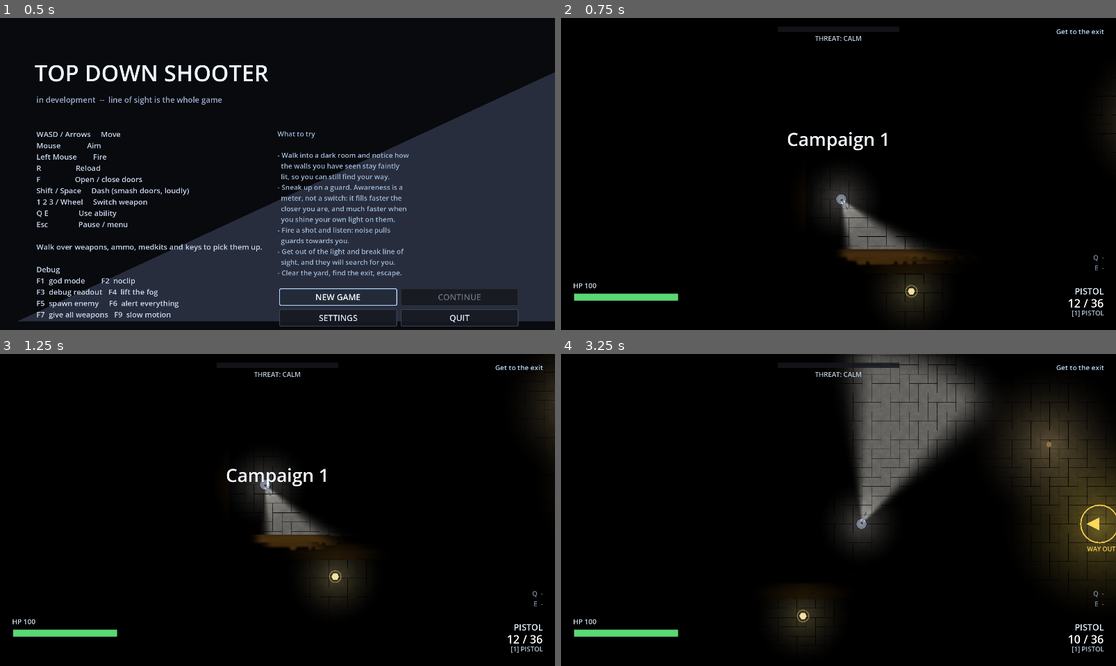
Above: before the commit, frames 1-4 (two rows, left to right).
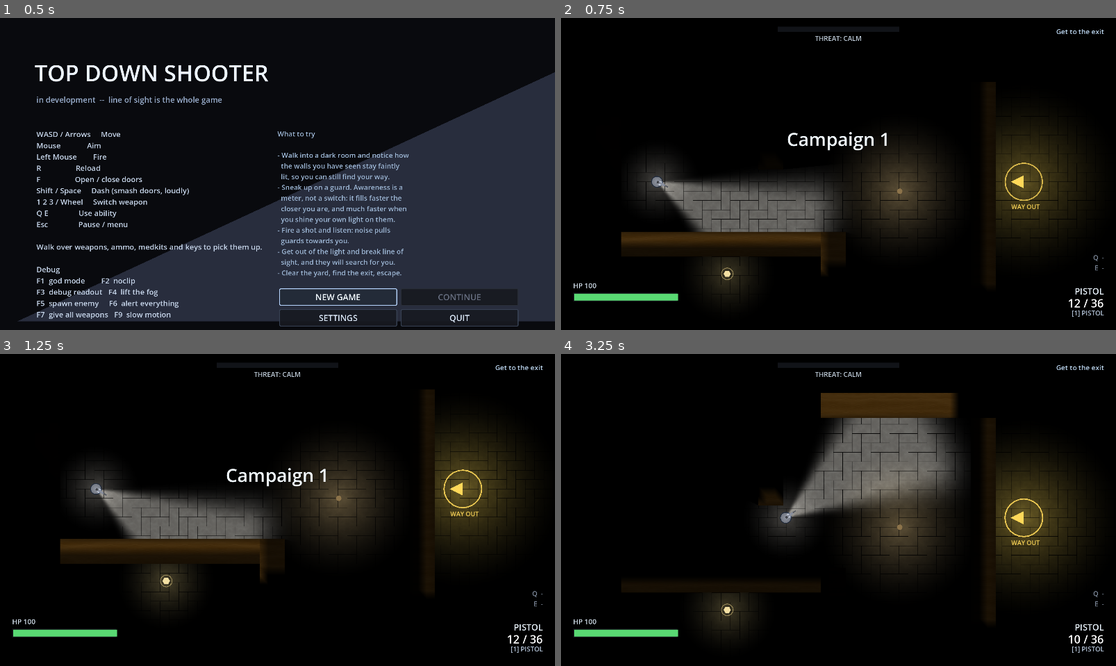
Above: after the commit, the same moments.

Repository: ThunderComplex/irregoulash
Game: Godot game, scene res://src/ui/title_screen.tscn
Same seed, same stepped clock (60 frames per second), same inputs: the game is played once before the commit and once after it.
Inputs (mouse positions are in pixels of both pictures, inside the frame that each line leads up to):
- Up to frame 1 (0.5 s): no input
- Up to frame 2 (0.75 s): click "NEW GAME" at 0.5 s
- Up to frame 3 (1.25 s): no input
- Up to frame 4 (3.25 s): tap Enter (ui_accept) at 1.25, 1.52 s; move the mouse to (960, 494) at 1.27 s; hold D (move_right) 1.28-2 s; hold Q (ability_1) 1.28-2 s; click (960, 494) at 1.42 s; drag from (727, 525) to (844, 606) at 2.02 s; move the mouse to (894, 441) at 2.77 s; hold D (move_right) from 2.78 s (still down); tap Shift (dash) at 2.85 s

Frame 1 is identical in both runs. In frame 2, 18% of the frame differs, in the area x 10-100%, y 22-95%; in frame 3, 20%; in frame 4, 24%, in the area x 25-100%, y 0-92%.

Commit message:
bad wall lighting update

Diff:
--- a/src/levels/level.gd
+++ b/src/levels/level.gd
@@ -107,6 +107,7 @@
 var _memory: VisionMemory = null
 var _hud: HUD = null
 var _wall_decor: WallDecor = null
+var _wall_fill: WallFill = null
 var _reveal: RevealMask = null
 
 #region editor-only state
@@ -202,6 +203,13 @@
 		add_child(_wall_decor, false, Node.INTERNAL_MODE_DISABLED)
 
 
+func _ensure_wall_fill() -> void:
+	if _wall_fill == null or not is_instance_valid(_wall_fill):
+		_wall_fill = WallFill.new()
+		_wall_fill.name = "WallFill"
+		add_child(_wall_fill, false, Node.INTERNAL_MODE_DISABLED)
+
+
 func _setup_wall_decor() -> void:
 	var style: SurfaceStyle = wall_surface()
 	if style == null or not style.is_textured():
@@ -213,6 +221,10 @@
 	var reveal := _ensure_reveal_mask()
 	if reveal != null:
 		_wall_decor.use_reveal(reveal)
+	# The fill is separate geometry because its lighting is baked per vertex, and it needs the merged
+	# outline from the decoration to know where "outside the wall" is.
+	_ensure_wall_fill()
+	_wall_fill.setup(walls, style, _wall_decor)
 
 
 ## The lighting mask walls are multiplied by. Created lazily and told the level's bounds, so it always
@@ -241,6 +253,8 @@
 func _on_reveal_sampled() -> void:
 	if _wall_decor != null and is_instance_valid(_wall_decor):
 		_wall_decor.sync_reveal()
+	if _wall_fill != null and is_instance_valid(_wall_fill):
+		_wall_fill.refresh()
 
 
 func reveal_mask() -> RevealMask:
--- a/src/levels/level_campaign_01.tscn
+++ b/src/levels/level_campaign_01.tscn
@@ -9,7 +9,7 @@
 [ext_resource type="PackedScene" path="res://src/items/pickup.tscn" id="5_pickup"]
 [ext_resource type="PackedScene" path="res://src/levels/exit_zone.tscn" id="6_exit"]
 
-[sub_resource type="ShaderMaterial" id="ShaderMaterial_lxqdr"]
+[sub_resource type="ShaderMaterial" id="ShaderMaterial_mq3e7"]
 shader = ExtResource("2_awj53")
 shader_parameter/albedo = ExtResource("3_un6eu")
 shader_parameter/tile_world = Vector2(96, 96)
@@ -17,13 +17,22 @@
 shader_parameter/breakup_amount = 0.0
 shader_parameter/breakup_scale = 0.0
 shader_parameter/breakup_mask_scale = 6.0
-shader_parameter/size_world = Vector2(5644.6167, 4944.6167)
+shader_parameter/size_world = Vector2(5775.6563, 5027.6563)
 shader_parameter/rim_width = 0.0
 shader_parameter/rim_boost = 0.0
 shader_parameter/rim_ao_width = 0.0
 shader_parameter/rim_ao_strength = 0.0
 shader_parameter/base_band = 0.0
 shader_parameter/base_strength = 0.0
+
+[sub_resource type="NavigationPolygon" id="NavigationPolygon_mq3e7"]
+vertices = PackedVector2Array(1650, 146, 1650, 46, 1710, -14, 1710, 942, -14, -14, 46, 46, -14, 942, 46, 594, 622, 594, 622, 882, 722, 882, 722, 494, 146, 494, 146, 146, 1006, 146, 1006, 850, 1106, 850, 1106, 146)
+polygons = Array[PackedInt32Array]([PackedInt32Array(0, 1, 2, 3), PackedInt32Array(4, 2, 1, 5), PackedInt32Array(6, 4, 5, 7), PackedInt32Array(7, 8, 9, 6), PackedInt32Array(3, 6, 9, 10), PackedInt32Array(11, 12, 13, 14), PackedInt32Array(11, 14, 15, 10), PackedInt32Array(3, 10, 15, 16), PackedInt32Array(0, 3, 16, 17)])
+outlines = Array[PackedVector2Array]([PackedVector2Array(-32, -32, 1728, -32, 1728, 960, -32, 960)])
+parsed_geometry_type = 1
+source_geometry_mode = 1
+source_geometry_group_name = &"wall"
+agent_radius = 18.0
 
 [node name="LevelCampaign1" type="Node2D" unique_id=60981112]
 script = ExtResource("1_level")
@@ -34,25 +43,43 @@
 
 [node name="Floor" type="Polygon2D" parent="." unique_id=630261222]
 z_index = -20
-material = SubResource("ShaderMaterial_lxqdr")
-position = Vector2(640, 384)
+material = SubResource("ShaderMaterial_mq3e7")
+position = Vector2(847.9999, 464)
 color = Color(0.5, 0.5, 0.5, 1)
-polygon = PackedVector2Array(-2822.3083, -2472.3083, 2822.3083, -2472.3083, 2822.3083, 2472.3083, -2822.3083, 2472.3083)
+polygon = PackedVector2Array(-2887.8281, -2513.8281, 2887.8281, -2513.8281, 2887.8281, 2513.8281, -2887.8281, 2513.8281)
 metadata/_edit_lock_ = true
 
 [node name="Walls" type="Node2D" parent="." unique_id=325946596]
 
-[node name="DrawnWall1" type="StaticBody2D" parent="Walls" unique_id=1912703660 instance=ExtResource("2_wall")]
+[node name="DrawnWall1" parent="Walls" unique_id=1912703660 instance=ExtResource("2_wall")]
 position = Vector2(96, 352)
+size = Vector2(64, 448)
+
+[node name="DrawnWall2" parent="Walls" unique_id=1345430339 instance=ExtResource("2_wall")]
+position = Vector2(384, 544)
+size = Vector2(512, 64)
+
+[node name="DrawnWall3" parent="Walls" unique_id=1173395330 instance=ExtResource("2_wall")]
+position = Vector2(352, 96)
+size = Vector2(576, 64)
+
+[node name="DrawnWall4" parent="Walls" unique_id=1105604782 instance=ExtResource("2_wall")]
+position = Vector2(672, 688)
+size = Vector2(64, 352)
+
+[node name="DrawnWall5" parent="Walls" unique_id=392051536 instance=ExtResource("2_wall")]
+position = Vector2(1136, 96)
+size = Vector2(992, 64)
+
+[node name="DrawnWall6" parent="Walls" unique_id=1626184371 instance=ExtResource("2_wall")]
+position = Vector2(1056, 480)
+size = Vector2(64, 704)
+
+[node name="DrawnWall7" type="StaticBody2D" parent="Walls" unique_id=1116338892 instance=ExtResource("2_wall")]
+position = Vector2(512, 304)
 collision_mask = 0
 script = ExtResource("5_mq3e7")
-size = Vector2(64, 448)
-
-[node name="DrawnWall2" type="StaticBody2D" parent="Walls" unique_id=1345430339 instance=ExtResource("2_wall")]
-position = Vector2(384, 544)
-collision_mask = 0
-script = ExtResource("5_mq3e7")
-size = Vector2(512, 64)
+size = Vector2(64, 96)
 
 [node name="Routes" type="Node2D" parent="." unique_id=1220520183]
 
@@ -62,7 +89,7 @@
 [node name="Lamps" type="Node2D" parent="." unique_id=1810258779]
 
 [node name="Lamp0" parent="Lamps" unique_id=1065493755 instance=ExtResource("3_lamp")]
-position = Vector2(1030, 180)
+position = Vector2(842, 408)
 radius = 210.0
 
 [node name="Enemies" type="Node2D" parent="." unique_id=1203562756]
@@ -75,3 +102,8 @@
 [node name="Exit0" parent="." unique_id=1298354064 instance=ExtResource("6_exit")]
 position = Vector2(1160, 384)
 is_final = true
+
+[node name="Nav" type="NavigationRegion2D" parent="." unique_id=1800606963]
+visible = false
+navigation_polygon = SubResource("NavigationPolygon_mq3e7")
+metadata/navmesh_hash = 314445465
--- a/src/levels/reveal_mask.gd
+++ b/src/levels/reveal_mask.gd
@@ -20,9 +20,9 @@
 ## look worth having.
 
 ## World pixels per texel of the mask. Coarser means softer, cheaper, and more visibly retro.
-const WORLD_PER_TEXEL: float = 8.0
+const WORLD_PER_TEXEL: float = 4.0
 ## How often the mask is refreshed, in seconds.
-const UPDATE_INTERVAL: float = 0.05
+const UPDATE_INTERVAL: float = 0.1
 ## Visibility layer used only by the mask's plate. The plate has to sit on the same canvas as the lights
 ## -- a `CanvasLayer` would isolate it from them -- so the *main* viewport has this bit cleared instead,
 ## which is what keeps a full-screen white rectangle out of the game.
--- a/src/levels/surface_unshaded.gdshader
+++ b/src/levels/surface_unshaded.gdshader
@@ -21,7 +21,7 @@
 uniform vec2 reveal_origin = vec2(0.0);
 uniform vec2 reveal_size = vec2(1.0);
 // Extra reach beyond half the wall's thickness, so the ring clears the wall itself.
-uniform float reveal_reach : hint_range(0.0, 96.0) = 4.0;
+uniform float reveal_reach : hint_range(0.0, 96.0) = 16.0;
 // Samples around the ring. Eight is enough to read as smooth at mask resolution.
 uniform int reveal_samples : hint_range(4, 16) = 8;
 
--- a/src/levels/wall.gd
+++ b/src/levels/wall.gd
@@ -68,6 +68,9 @@
 		body.polygon = points
 		body.z_index = Layers.Z_WALL
 		_apply_surface(body, style)
+		# A textured wall is drawn by the level's `WallFill` mesh instead: its lighting is baked per vertex,
+		# so it cannot be one flat quad per wall. The flat fallback still uses this body.
+		body.visible = not textured
 
 
 	if outline != null:
--- a/src/levels/wall_decor.gd
+++ b/src/levels/wall_decor.gd
@@ -42,6 +42,9 @@
 ## The lighting mask, sampled on the CPU so decoration appears where the wall around it is lit.
 var _reveal: RevealMask = null
 var _reveal_image: Image = null
+## Outline samples grouped by the wall that owns them: {mid, inward} per segment. `WallFill` asks this for
+## each of its vertices, so the same definition of "outside the wall" serves the fill and the decoration.
+var _wall_outline: Dictionary = {}
 
 
 func _ready() -> void:
@@ -114,8 +117,15 @@
 		for i: int in count:
 			var a: Vector2 = outline[i]
 			var b: Vector2 = outline[(i + 1) % count]
-			owners.append(_owner_of((a + b) * 0.5, a, b))
+			var owner: Wall = _owner_of((a + b) * 0.5, a, b)
+			owners.append(owner)
 			south.append((-edge_inward[i]).y > SOUTH_FACING)
+			# Cache the segment per owning wall: `WallFill` asks each of its vertices for the nearest one,
+			# and restricting the search to the wall's own outline keeps that cheap.
+			if owner != null:
+				var list: Array = _wall_outline.get(owner, [])
+				list.append({"mid": (a + b) * 0.5, "inward": edge_inward[i]})
+				_wall_outline[owner] = list
 
 		_outlines.append({
 			"points": outline, "normals": normals, "scales": scales,
@@ -136,6 +146,25 @@
 	for entry: Dictionary in _outlines:
 		_emit(surface, entry)
 	mesh = surface.commit()
+
+
+## How lit the space near `point` is, judging by the nearest piece of *this wall's* own outline.
+##
+## This is the single definition of "how lit is the wall here": the decoration samples it per segment, and
+## `WallFill` samples it per vertex. Both ask it the same way, so they cannot disagree, and neither can read
+## the wall's own shadow because the sample is taken a step outside the outline.
+func sample_lighting_near(point: Vector2, wall: Wall) -> float:
+	var entries: Array = _wall_outline.get(wall, [])
+	if entries.is_empty():
+		return 0.0
+	var nearest: Dictionary = entries[0]
+	var nearest_distance: float = INF
+	for entry: Dictionary in entries:
+		var distance: float = (entry["mid"] as Vector2).distance_squared_to(point)
+		if distance < nearest_distance:
+			nearest_distance = distance
+			nearest = entry
+	return _lit_outside(nearest["mid"], nearest["inward"])
 
 
 ## How lit the mask says the space just outside this piece of outline is. Sampled a step *out* of the wall,
--- /dev/null
+++ b/src/levels/wall_fill.gd
@@ -0,0 +1,95 @@
+class_name WallFill
+extends MeshInstance2D
+## The textured surface of every wall, as one mesh whose vertices carry how lit they are.
+##
+## The lighting value cannot be sampled per pixel: the mask is a photograph of the level's lighting and a
+## wall is an occluder, so the mask on top of a wall is the wall's own shadow. Per-pixel attempts worked
+## around that by probing a ring of samples, which popped as the ring crossed a light boundary and read
+## the far side's shadow as well as the near side's -- the "double shadow" you see when looking down a wall.
+##
+## So it is baked instead: each vertex of the fill asks `WallDecor` where the nearest piece of the merged
+## outline is, samples the mask just outside it, and stores that as a vertex colour. The GPU interpolates
+## between vertices, which is smooth by construction and cannot read a shadow that is not there.
+
+const FILL_SHADER: Shader = preload("res://src/levels/wall_fill.gdshader")
+## Size of the cells the fill is divided into, in world pixels. Smaller means a smoother lighting
+## gradient across a wall and more vertices.
+const CELL: float = 24.0
+
+var _walls: Array[Wall] = []
+var _style: SurfaceStyle = null
+var _decor: WallDecor = null
+var _material: ShaderMaterial = null
+
+
+func _ready() -> void:
+	_material = ShaderMaterial.new()
+	_material.shader = FILL_SHADER
+	material = _material
+	z_index = Layers.Z_WALL
+
+
+func setup(walls: Array[Wall], style: SurfaceStyle, decor: WallDecor) -> void:
+	_walls = walls
+	_style = style
+	_decor = decor
+	if _style != null and _style.is_textured() and _material != null:
+		_material.set_shader_parameter("albedo", _style.albedo)
+		_material.set_shader_parameter("tile_world", _style.tile_world)
+		_material.set_shader_parameter("tint", _style.tint)
+		_material.set_shader_parameter("breakup_amount", _style.breakup_amount)
+		_material.set_shader_parameter("breakup_scale", _style.breakup_scale)
+	refresh()
+
+
+## Rebuilds the mesh from the cached walls and the mask's current state.
+func refresh() -> void:
+	if _style == null or not _style.is_textured() or _decor == null:
+		mesh = null
+		visible = false
+		return
+	visible = true
+	var surface := SurfaceTool.new()
+	surface.begin(Mesh.PRIMITIVE_TRIANGLES)
+	for wall: Wall in _walls:
+		if wall != null and is_instance_valid(wall):
+			_emit_wall(surface, wall)
+	mesh = surface.commit()
+
+
+## A grid over the wall's footprint, each vertex carrying its own lighting.
+func _emit_wall(surface: SurfaceTool, wall: Wall) -> void:
+	print("hi")
+	var half: Vector2 = wall.size * 0.5
+	var columns: int = maxi(1, int(ceil(wall.size.x / CELL)))
+	var rows: int = maxi(1, int(ceil(wall.size.y / CELL)))
+	for column: int in columns:
+		for row: int in rows:
+			var x0: float = - half.x + wall.size.x * (float(column) / float(columns))
+			var x1: float = - half.x + wall.size.x * (float(column + 1) / float(columns))
+			var y0: float = - half.y + wall.size.y * (float(row) / float(rows))
+			var y1: float = - half.y + wall.size.y * (float(row + 1) / float(rows))
+			var p00: Vector2 = wall.to_global(Vector2(x0, y0))
+			var p10: Vector2 = wall.to_global(Vector2(x1, y0))
+			var p11: Vector2 = wall.to_global(Vector2(x1, y1))
+			var p01: Vector2 = wall.to_global(Vector2(x0, y1))
+			var l00: float = _lit(wall, p00)
+			var l10: float = _lit(wall, p10)
+			var l11: float = _lit(wall, p11)
+			var l01: float = _lit(wall, p01)
+			_triangle(surface, p00, l00, p10, l10, p11, l11)
+			_triangle(surface, p00, l00, p11, l11, p01, l01)
+
+
+func _lit(wall: Wall, world_point: Vector2) -> float:
+	return _decor.sample_lighting_near(world_point, wall)
+
+
+func _triangle(surface: SurfaceTool, a: Vector2, la: float, b: Vector2, lb: float, c: Vector2,
+		lc: float) -> void:
+	surface.set_color(Color(la, la, la, 1.0))
+	surface.add_vertex(Vector3(a.x, a.y, 0.0))
+	surface.set_color(Color(lb, lb, lb, 1.0))
+	surface.add_vertex(Vector3(b.x, b.y, 0.0))
+	surface.set_color(Color(lc, lc, lc, 1.0))
+	surface.add_vertex(Vector3(c.x, c.y, 0.0))
--- /dev/null
+++ b/src/levels/wall_fill.gdshader
@@ -0,0 +1,36 @@
+shader_type canvas_item;
+render_mode blend_mix, unshaded;
+
+// Wall fill: the surface texture, multiplied by how lit each part of the wall is.
+//
+// How lit it is arrives as a *vertex colour* rather than being sampled here. The lighting mask is a
+// photograph of the level's lighting, and a wall is an occluder, so the mask on top of a wall is that
+// wall's own shadow -- sampling it per pixel can only ever answer "how shadowed am I", which is why
+// per-pixel attempts needed rings and probes and produced doubled shadows. Baking the value per vertex
+// from the merged outline (see `WallFill`) means the geometry asks the question once, in the one place
+// that knows where "outside the wall" is, and the GPU just interpolates.
+uniform sampler2D albedo : source_color, filter_linear_mipmap, repeat_enable;
+uniform vec2 tile_world = vec2(64.0, 64.0);
+uniform vec4 tint : source_color = vec4(1.0);
+uniform float breakup_amount = 0.25;
+uniform float breakup_scale = 0.21;
+uniform float breakup_mask_scale = 6.0;
+
+varying vec2 world_pos;
+
+void vertex() {
+	world_pos = (MODEL_MATRIX * vec4(VERTEX.xy, 0.0, 1.0)).xy;
+}
+
+void fragment() {
+	vec2 uv = world_pos / tile_world;
+	vec3 fine = texture(albedo, uv).rgb;
+	vec3 wide = texture(albedo, uv * breakup_scale + vec2(0.37, 0.61)).rgb;
+	// The coarse sample masks the blend, so tiling is broken up without needing a second texture.
+	vec3 coarse = texture(albedo, uv / breakup_mask_scale).rgb;
+	float mask = clamp(dot(coarse, vec3(0.299, 0.587, 0.114)) * 1.6, 0.0, 1.0);
+	vec3 col = mix(fine, wide, breakup_amount * mask) * tint.rgb;
+
+	// COLOR.r is the baked lighting for this vertex.
+	COLOR = vec4(col * COLOR.r, 1.0);
+}
Binary file changed: dev/shots/surfaces_01_overview.png
Binary file changed: dev/shots/surfaces_02_long_wall.png
Binary file changed: dev/shots/surfaces_03_block_and_corner.png
Binary file changed: dev/shots/surfaces_04_stub.png
Binary file changed: dev/shots/surfaces_05_floor_pool.png
Binary file changed: dev/shots/surfaces_06_plain_compare.png
Not shown, added: src/levels/wall_fill.gd.uid
Not shown, added: src/levels/wall_fill.gdshader.uid
